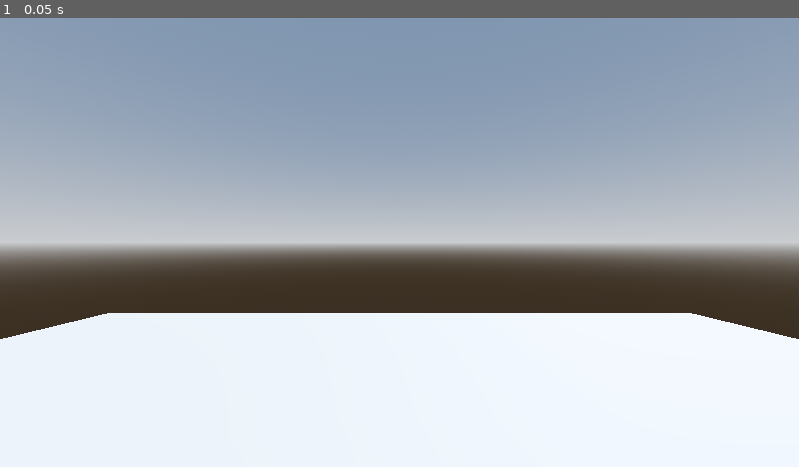
Above: before the commit, frame 1.
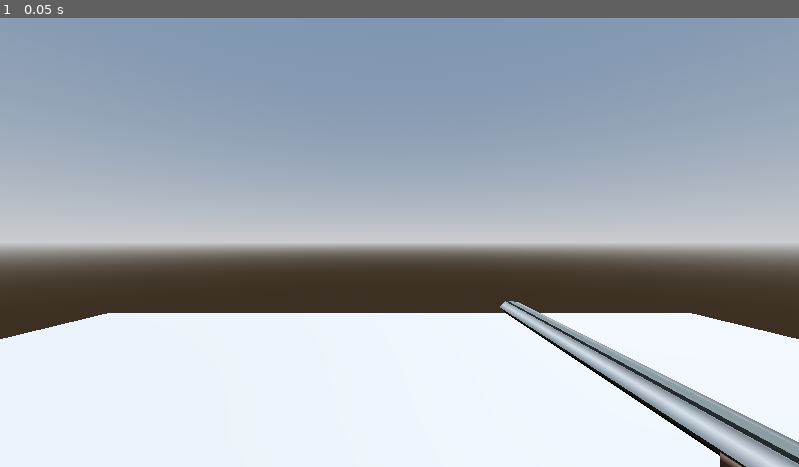
Above: after the commit, the same moment.

Repository: BryanCrom/in_sheeps_clothing
Game: Godot game, scene res://scenes/playground.tscn
Same seed, same stepped clock (60 frames per second), same inputs: the game is played once before the commit and once after it. Before the commit the project has no main scene; this scene is started directly in both runs.
Inputs:
- Up to frame 1 (0.05 s): no input

The runs differ from the first frame. In frame 1, 3.1% of the frame differs, in the area x 62-100%, y 63-100%.

Commit message:
import double barrel shotgun to character and add textures to prepare for character controller implementation

Diff:
--- /dev/null
+++ b/assets/double_barrel/double_barrel_mat.tres
@@ -0,0 +1,6 @@
+[gd_resource type="StandardMaterial3D" load_steps=2 format=3 uid="uid://bktulnmkrs58"]
+
+[ext_resource type="Texture2D" uid="uid://cfau7df2a0v4s" path="res://assets/double_barrel/DBShotgunText.png" id="1_fx4fl"]
+
+[resource]
+albedo_texture = ExtResource("1_fx4fl")
--- a/project.godot
+++ b/project.godot
@@ -11,6 +11,7 @@
 [application]
 
 config/name="in_sheeps_clothing"
+run/main_scene="uid://b4kr5rnfbiic7"
 config/features=PackedStringArray("4.5", "Forward Plus")
 config/icon="res://icon.svg"
 
--- a/scenes/character.tscn
+++ b/scenes/character.tscn
@@ -1,4 +1,6 @@
-[gd_scene load_steps=5 format=3 uid="uid://da5ygvb53nn1l"]
+[gd_scene load_steps=6 format=3 uid="uid://da5ygvb53nn1l"]
+
+[ext_resource type="PackedScene" uid="uid://bc1cj10tcnxjs" path="res://assets/double_barrel/double_barrel_shotgun.glb" id="1_agfs1"]
 
 [sub_resource type="CapsuleShape3D" id="CapsuleShape3D_dkjbp"]
 
@@ -26,3 +28,6 @@
 [node name="eyes" type="MeshInstance3D" parent="Camera3D"]
 transform = Transform3D(0.75, 0, 0, 0, 0.5, 0, 0, 0, 0.5, 0, 0, 0.099999994)
 mesh = SubResource("BoxMesh_dkjbp")
+
+[node name="double_barrel_shotgun" parent="Camera3D" instance=ExtResource("1_agfs1")]
+transform = Transform3D(-4.371139e-08, 0, 1, 0, 1, 0, -1, 0, -4.371139e-08, 0.5, -1.6, -0.20000002)
Binary file added: assets/double_barrel/DBShotgunText.png
Not shown, added: assets/double_barrel/DBShotgunText.png.import
Binary file added: assets/double_barrel/double_barrel_shotgun.glb
Not shown, added: assets/double_barrel/double_barrel_shotgun.glb.import
